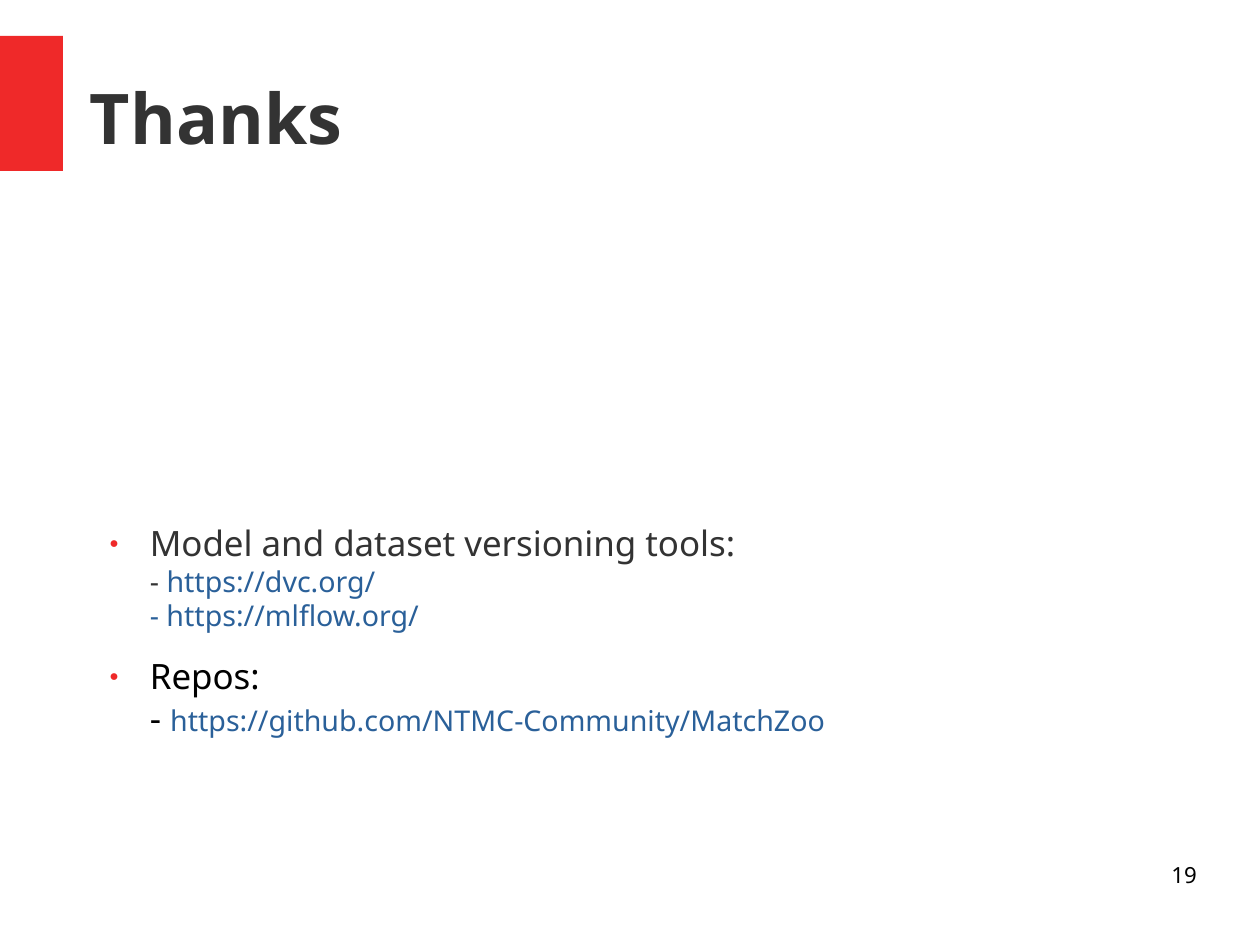
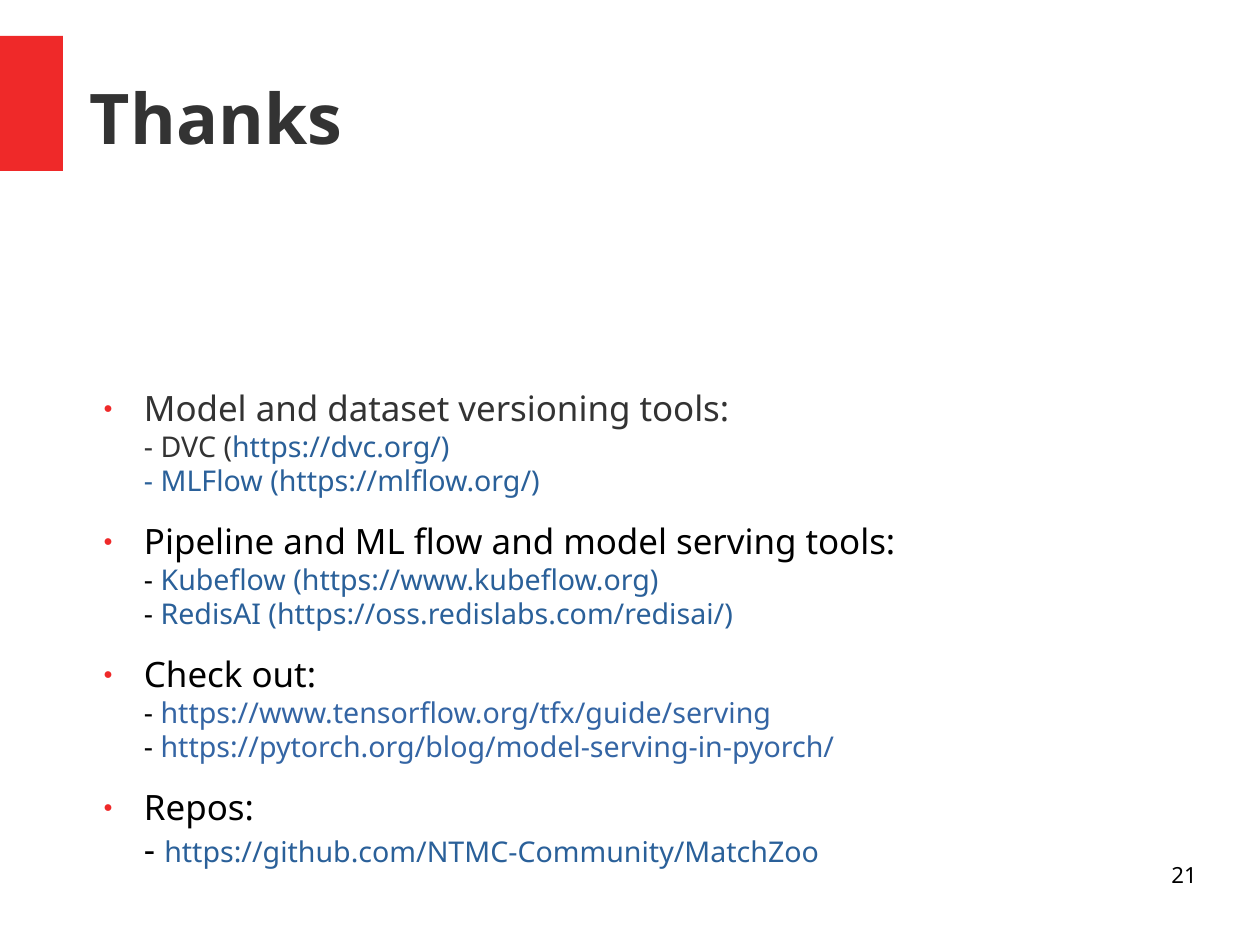
Before and after one commit to andrefsp/models-to-production, a slide deck: slide 21 of models-to-production.odp (slide 19 before the commit). Drawn at 1260x945 pixels with LibreOffice and Linux fonts; fonts in the diff are those of the drawing. Boxes give left, top, right and bottom in pixels: in the first picture for what was removed or moved away, otherwise in the second. Text is boxed around its words. In the diff, an @@ line names an element or a change of style, - is before the commit and + after.

```diff
--- a/models-to-production.odp
+++ b/models-to-production.odp
@@ text "Model and dataset versioning tools: ...": place and size @@
-text "Model and dataset versioning tools: ..." at bbox=[150, 529, 825, 738]
+text "Model and dataset versioning tools: ..." at bbox=[144, 394, 896, 869]
@@ text at bbox=[144, 394, 896, 764]: text changed @@
-● Model and dataset versioning tools:
-  - https://dvc.org/
-  - https://mlflow.org/
+● Model and dataset versioning tools:
+  - DVC (https://dvc.org/)
+  - MLFlow (https://mlflow.org/)
+● Pipeline and ML flow and model serving tools:
+  - Kubeflow (https://www.kubeflow.org)
+  - RedisAI (https://oss.redislabs.com/redisai/)
+● Check out:
+  - https://www.tensorflow.org/tfx/guide/serving
+  - https://pytorch.org/blog/model-serving-in-pyorch/
@@ page number at bbox=[1171, 867, 1196, 883]: text changed @@
-19
+21
```
Also in this commit, not shown: 7 other slides changed, 2 slides added, 2 other files.
